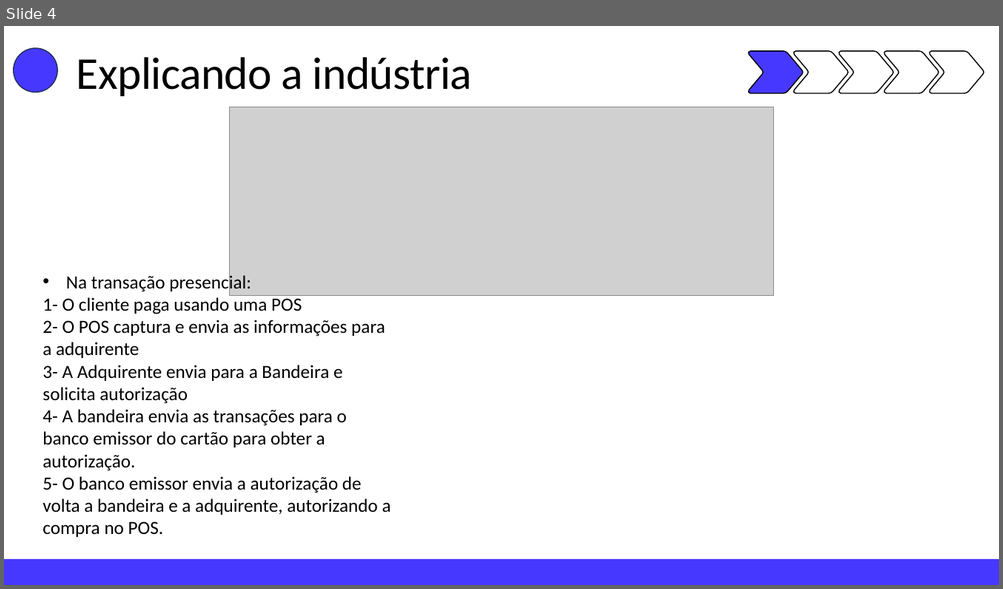
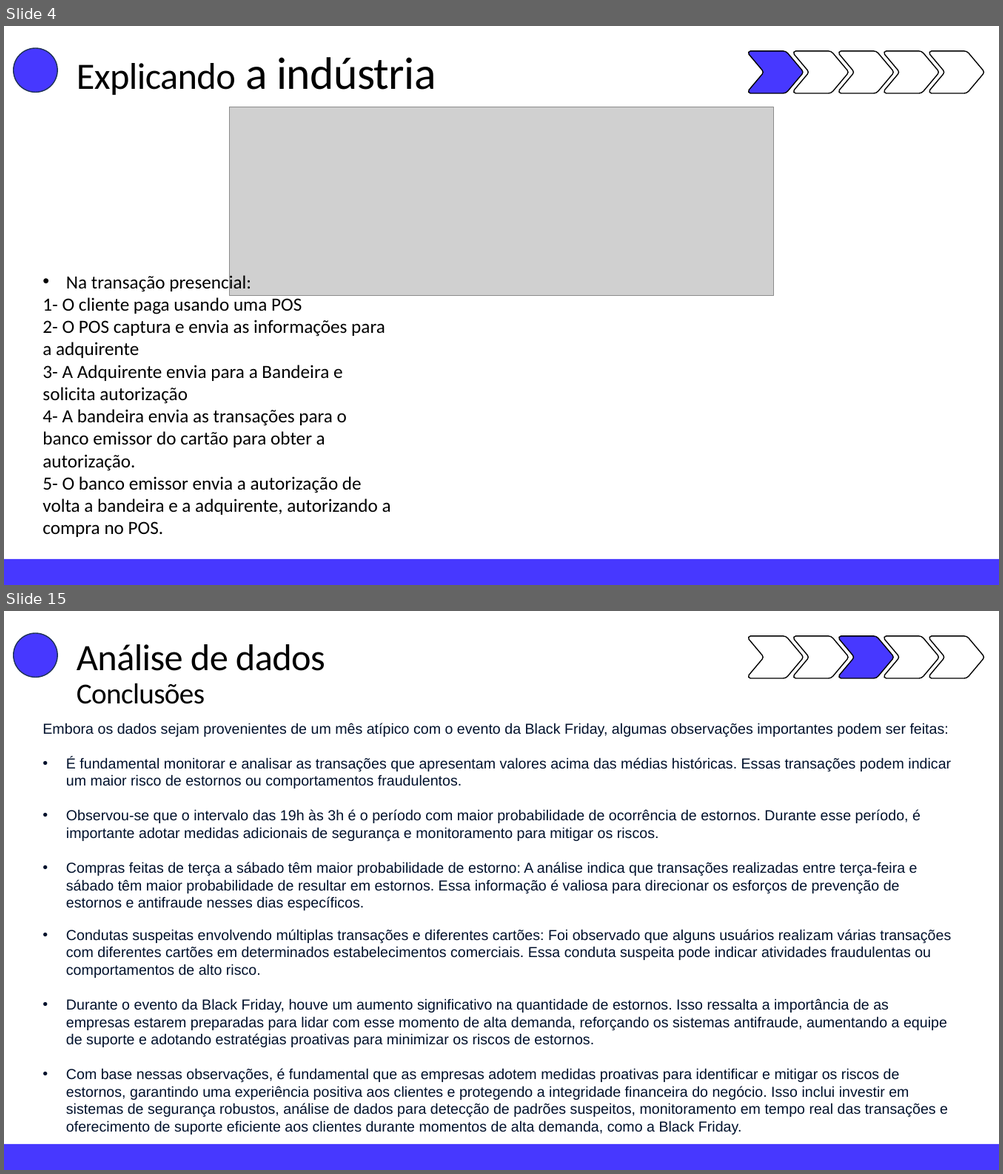
Before and after one commit to andreggalvao/CloudWalk-test, a slide deck: PPT-Teste.pptx. Shown one above the other, each under a label of ours: slide 4 before the commit, slides 4 and 15 after it; the slides between them are not shown. The pictures are 1003x589 and 1003x1174 pixels, drawn with LibreOffice and Linux fonts; fonts in the diff are those of the drawing; grey boxes stand for pictures. Boxes give left, top, right and bottom in pixels: in the first picture for what was removed or moved away, otherwise in the second. Text is boxed around its words. In the diff, an @@ line names an element or a change of style, - is before the commit and + after.

```diff
--- a/PPT-Teste.pptx
+++ b/PPT-Teste.pptx
@@ slide 15 added at (x1=4, y1=611, x2=999, y2=1170), background #FFFFFF @@
@@ ellipse added at (x1=14, y1=633, x2=58, y2=678), fill #4738FF, outline #1E3256 1 pt @@
@@ text added at (x1=77, y1=644, x2=325, y2=671), 36 pt, text #000000 @@
+Análise de dados
@@ freeform shape added at (x1=748, y1=636, x2=802, y2=679), outline #000000 1 pt @@
@@ freeform shape added at (x1=794, y1=636, x2=848, y2=679), outline #000000 1 pt @@
@@ freeform shape added at (x1=839, y1=636, x2=893, y2=679), fill #4738FF, outline #000000 1 pt @@
@@ freeform shape added at (x1=884, y1=636, x2=938, y2=679), fill #FFFFFF, outline #000000 1 pt @@
@@ freeform shape added at (x1=929, y1=636, x2=984, y2=679), fill #FFFFFF, outline #000000 1 pt @@
@@ text added at (x1=77, y1=683, x2=205, y2=704), 28 pt, text #000000 @@
+Conclusões
@@ text added at (x1=42, y1=723, x2=950, y2=1135), 14 pt, text #00112C @@
+Embora os dados sejam provenientes de um mês atípico com o evento da Black Friday, algumas observações importantes podem ser feitas:
+• É fundamental monitorar e analisar as transações que apresentam valores acima das médias históricas. Essas transações podem indicar um maior risco de estornos ou comportamentos fraudulentos.
+• Observou-se que o intervalo das 19h às 3h é o período com maior probabilidade de ocorrência de estornos. Durante esse período, é importante adotar medidas adicionais de segurança e monitoramento para mitigar os riscos.
+• Compras feitas de terça a sábado têm maior probabilidade de estorno: A análise indica que transações realizadas entre terça-feira e sábado têm maior probabilidade de resultar em estornos. Essa informação é valiosa para direcionar os esforços de prevenção de estornos e antifraude nesses dias específicos.
+• Condutas suspeitas envolvendo múltiplas transações e diferentes cartões: Foi observado que alguns usuários realizam várias transações com diferentes cartões em determinados estabelecimentos comerciais. Essa conduta suspeita pode indicar atividades fraudulentas ou comportamentos de alto risco.
+• Durante o evento da Black Friday, houve um aumento significativo na quantidade de estornos. Isso ressalta a importância de as empresas estarem preparadas para lidar com esse momento de alta demanda, reforçando os sistemas antifraude, aumentando a equipe de suporte e adotando estratégias proativas para minimizar os riscos de estornos.
+• Com base nessas observações, é fundamental que as empresas adotem medidas proativas para identificar e mitigar os riscos de estornos, garantindo uma experiência positiva aos clientes e protegendo a integridade financeira do negócio. Isso inclui investir em sistemas de segurança robustos, análise de dados para detecção de padrões suspeitos, monitoramento em tempo real das transações e oferecimento de suporte eficiente aos clientes durante momentos de alta demanda, como a Black Friday.
@@ rectangle added at (x1=4, y1=1145, x2=999, y2=1170), fill #4738FF @@
@@ slide 4 changed as well @@
@@ text "Explicando a indústria" at (x1=77, y1=57, x2=435, y2=95): size 44 to 36 pt in "Explicando" @@
```
Also in this commit, not shown: 1 other slide changed, 19 other slides added, 4 slides removed, 2 other files.
